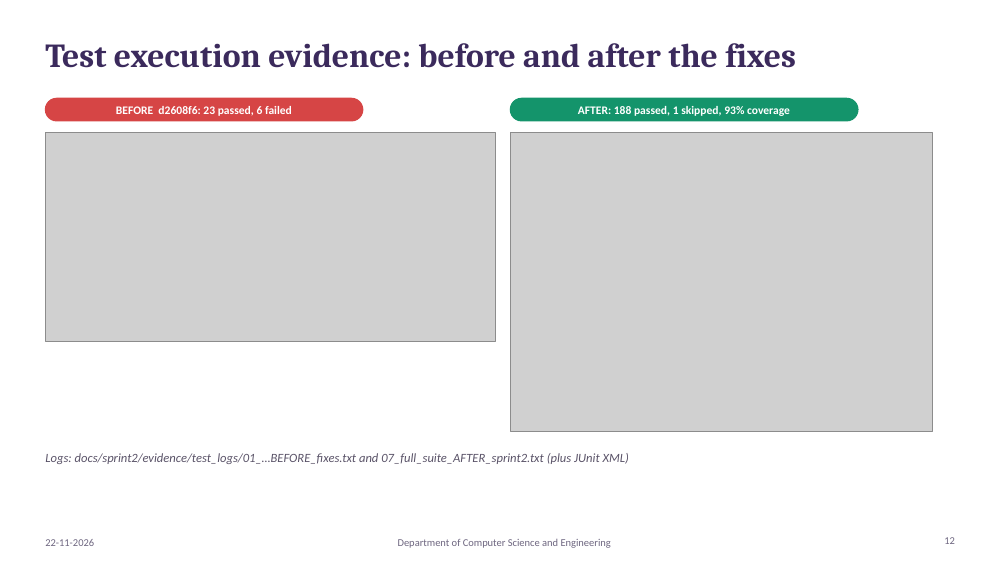
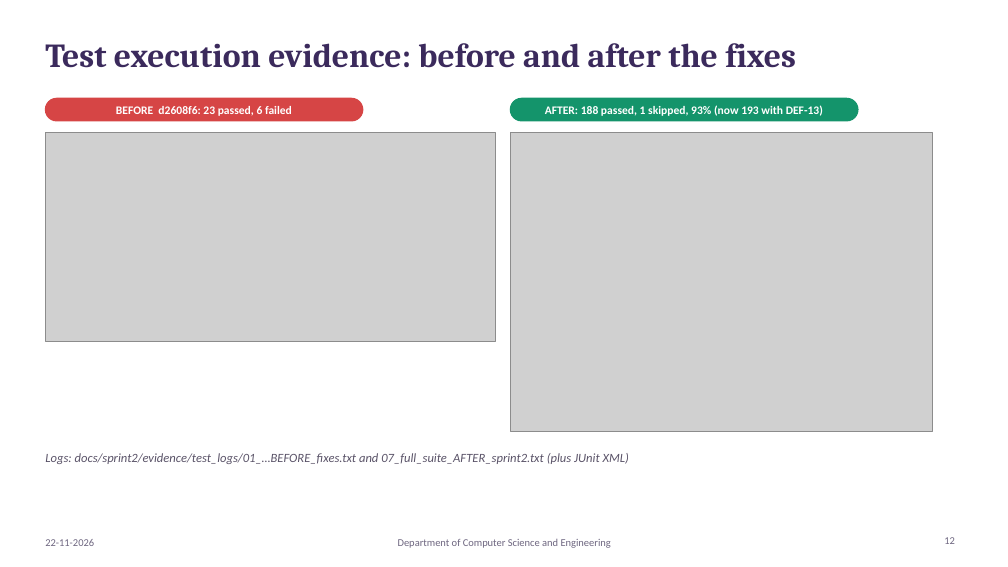
Before and after one commit to LaGGod7/Cinelog, a slide deck: slide 12 of docs/sprint2/CineLog_Sprint2_Review.pptx. Drawn at 1008x567 pixels with LibreOffice and Linux fonts; fonts in the diff are those of the drawing; grey boxes stand for pictures. Boxes give left, top, right and bottom in pixels: in the first picture for what was removed or moved away, otherwise in the second. Text is boxed around its words. In the diff, an @@ line names an element or a change of style, - is before the commit and + after.

```diff
--- a/docs/sprint2/CineLog_Sprint2_Review.pptx
+++ b/docs/sprint2/CineLog_Sprint2_Review.pptx
@@ text at bbox=[545, 105, 823, 116]: text changed @@
-AFTER: 188 passed, 1 skipped, 93% coverage
+AFTER: 188 passed, 1 skipped, 93% (now 193 with DEF-13)
```
Also in this commit, not shown: 4 other slides changed.
